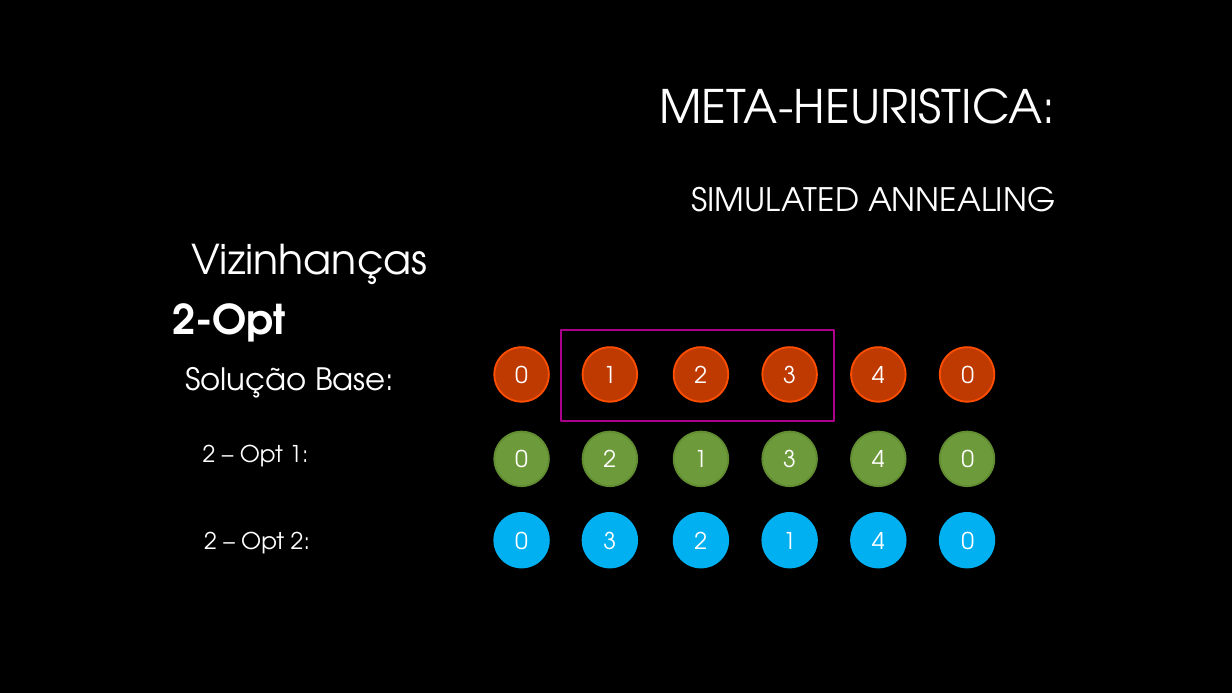
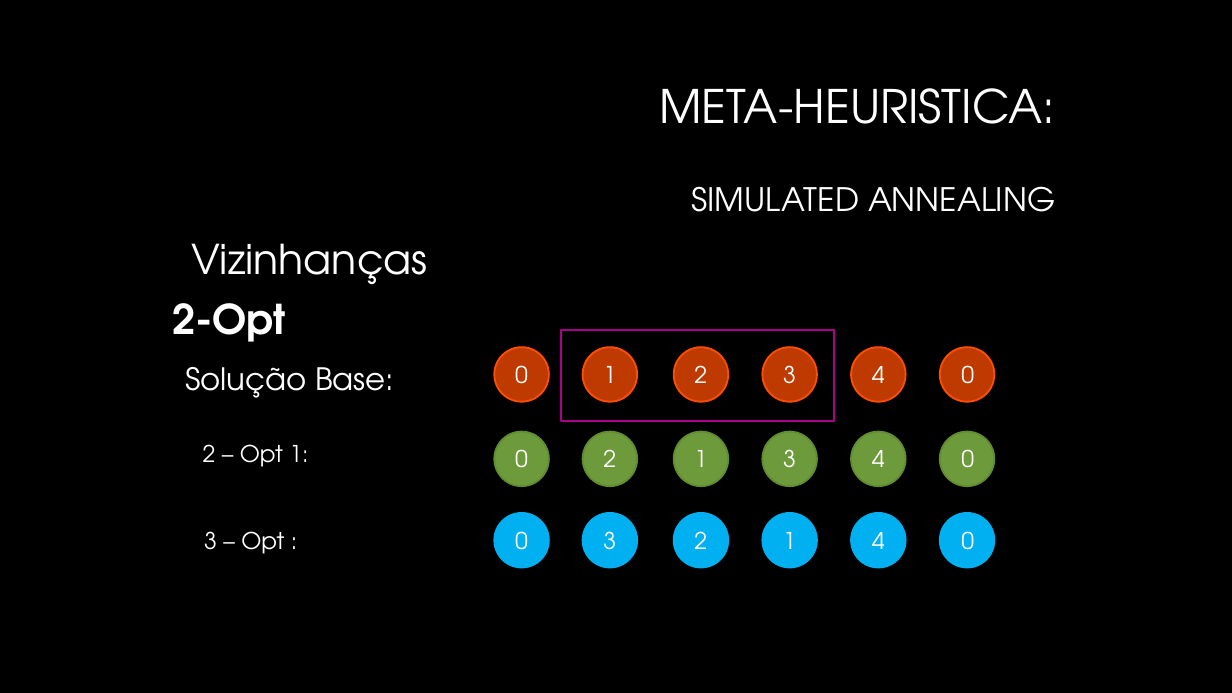
Before and after one commit to Pedro-Magalhaes/IA-Trabalho01, a slide deck: slide 7 of Apresentacao.pptx. Drawn at 1232x693 pixels with LibreOffice and Linux fonts; fonts in the diff are those of the drawing; background and template pictures are left out. Boxes give left, top, right and bottom in pixels: in the first picture for what was removed or moved away, otherwise in the second. Text is boxed around its words. In the diff, an @@ line names an element or a change of style, - is before the commit and + after.

```diff
--- a/Apresentacao.pptx
+++ b/Apresentacao.pptx
@@ text at box(204, 531, 284, 554): text changed @@
-2 – Opt 2:
+3 – Opt :
```
Also in this commit, not shown: 3 other slides changed, 3 slides added.
